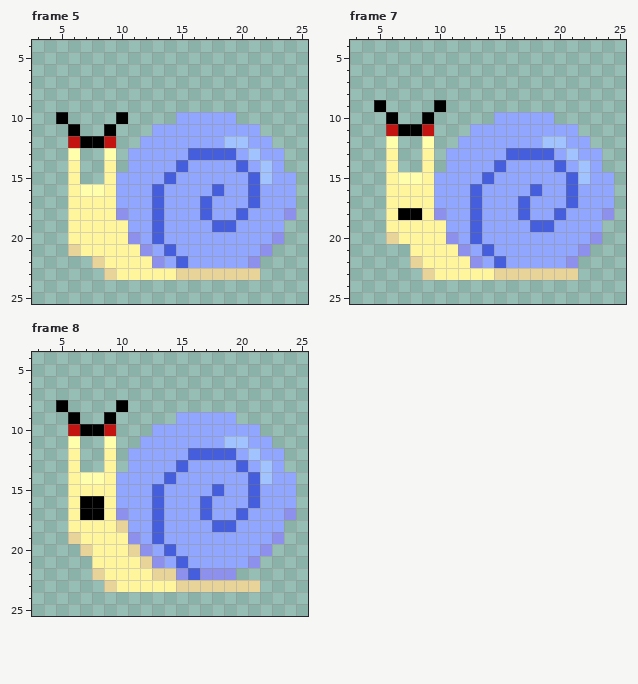
Edited in one commit: pixel-art file (Assets/Art/Enemy/Snail/Chase/Snail_Chase_Left.aseprite). The picture above is the old version.
32x32 pixels, 8 frames. Shown: frame 5: x 3..25, y 4..25; frame 7: x 3..25, y 4..25; frame 8: x 3..25, y 4..25. The commit also changed other frames, which this record leaves out.
The same view after the edit:
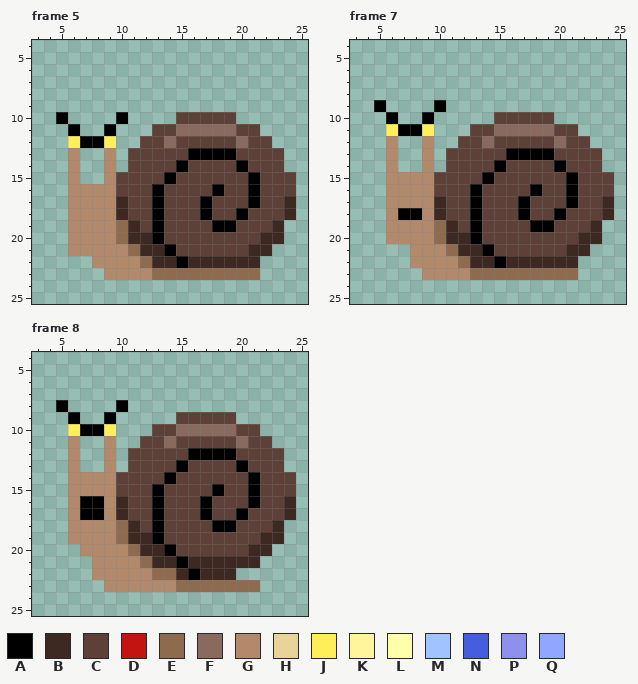
Palette (. is transparent): A #000000  B #3d2822  C #5d4037  D #c41411  E #8e6a4f  F #8a6a5e  G #b28a6b  H #e8d399  J #ffee58  K #fff59d  L #ffffab  M #a1c3ff  N #455ede  P #8e90ed  Q #91a7ff
Difference:
--- frame 5, layers "Face", "Shell"
@@ x 3..25 @@
  9 .......................
-10 ..A....A....QQQQQ......
-11 ...A..A...QQQQQQQQQ....
-12 ...DAAD..QQQQQQQMMQQ...
-13 ...L..L.QQQQQNNNNQMQQ..
-14 ...K..K.QQQQNQQQQNQMQ..
-15 ...K..KQQQQNQQQQQQNMQQ.
-16 ...KLLKQQQNQQQQNQQNQQQ.
-17 ...KKKKQQQNQQQNQQQNQQQ.
-18 ...KKKKPQQNQQQNQQNQQQP.
-19 ...KKKKKQQNQQQQNNQQQQ..
-20 ...KKKKKPQNQQQQQQQQQP..
-21 ...HKKKKKPQNQQQQQQQP...
-22 .....HKKKKPQNQQQQQP....
-23 ......HKKKKKHHHHHHH....
+10 ..A....A....CCCCC......
+11 ...A..A...CCFFFFFCC....
+12 ...JAAJ..CCFCCCCCFCC...
+13 ...G..G.CCCCCAAAACCCC..
+14 ...G..G.CCCCACCCCACCC..
+15 ...G..GCCCCACCCCCCACCC.
+16 ...GGGGCCCACCCCACCACCC.
+17 ...GGGGBCCACCCACCCACCB.
+18 ...GGGGBCCACCCACCACCCB.
+19 ...GGGGEBCACCCCAACCCB..
+20 ...GGGGEBBACCCCCCCCBB..
+21 ...GGGGGEBBACCCCCCBB...
+22 .....GGGGEBBABBBBBB....
+23 ......GGGGEEEEEEEEE....
 24 .......................
--- frame 7, layers "Face", "Shell"
@@ x 3..25 @@
  9 ..A....A...............
-10 ...A..A.....QQQQQ......
-11 ...DAAD...QQQQQQQQQ....
-12 ...L..L..QQQQQQQMMQQ...
-13 ...K..K.QQQQQNNNNQMQQ..
-14 ...K..K.QQQQNQQQQNQMQ..
-15 ...KLLKQQQQNQQQQQQNMQQ.
-16 ...KKKKQQQNQQQQNQQNQQQ.
-17 ...KKKKQQQNQQQNQQQNQQQ.
-18 ...KAAKPQQNQQQNQQNQQQP.
-19 ...KKKKKQQNQQQQNNQQQQ..
-20 ...HKKKKPQNQQQQQQQQQP..
-21 .....KKKKPQNQQQQQQQP...
-22 .....HKKKKPQNQQQQQP....
-23 ......HKKKKKHHHHHHH....
+10 ...A..A.....CCCCC......
+11 ...JAAJ...CCFFFFFCC....
+12 ...G..G..CCFCCCCCFCC...
+13 ...G..G.CCCCCAAAACCCC..
+14 ...G..G.CCCCACCCCACCC..
+15 ...GGGGCCCCACCCCCCACCC.
+16 ...GGGGCCCACCCCACCACCC.
+17 ...GGGGBCCACCCACCCACCB.
+18 ...GAAGBCCACCCACCACCCB.
+19 ...GGGGEBCACCCCAACCCB..
+20 ...GGGGEBBACCCCCCCCBB..
+21 .....GGGEBBACCCCCCBB...
+22 .....GGGGEBBABBBBBB....
+23 ......GGGGEEEEEEEEE....
 24 .......................
--- frame 8, layers "Face", "Shell"
@@ x 3..25 @@
  8 ..A....A...............
- 9 ...A..A.....QQQQQ......
-10 ...DAAD...QQQQQQQQQ....
-11 ...L..L..QQQQQQQMMQQ...
-12 ...K..K.QQQQQNNNNQMQQ..
-13 ...K..K.QQQQNQQQQNQMQ..
-14 ...KLLKQQQQNQQQQQQNMQQ.
-15 ...KKKKQQQNQQQQNQQNQQQ.
-16 ...KAAKQQQNQQQNQQQNQQQ.
-17 ...KAAKPQQNQQQNQQNQQQP.
-18 ...KKKKHQQNQQQQNNQQQQ..
-19 ...HKKKKPQNQQQQQQQQQP..
-20 ....HKKKHPQNQQQQQQQP...
-21 .....KKKKHPQNQQQQQP....
-22 .....HKKKKHHPNPPP......
-23 ......HKKKKKHHHHHHH....
+ 9 ...A..A.....CCCCC......
+10 ...JAAJ...CCFFFFFCC....
+11 ...G..G..CCFCCCCCFCC...
+12 ...G..G.CCCCCAAAACCCC..
+13 ...G..G.CCCCACCCCACCC..
+14 ...GGGGCCCCACCCCCCACCC.
+15 ...GGGGCCCACCCCACCACCC.
+16 ...GAAGBCCACCCACCCACCB.
+17 ...GAAGBCCACCCACCACCCB.
+18 ...GGGGEBCACCCCAACCCB..
+19 ...GGGGEBBACCCCCCCCBB..
+20 ....GGGGEBBACCCCCCBB...
+21 .....GGGGEBBABBBBBB....
+22 .....GGGGGEEBABBB......
+23 ......GGGGGGEEEEEEE....
 24 .......................
